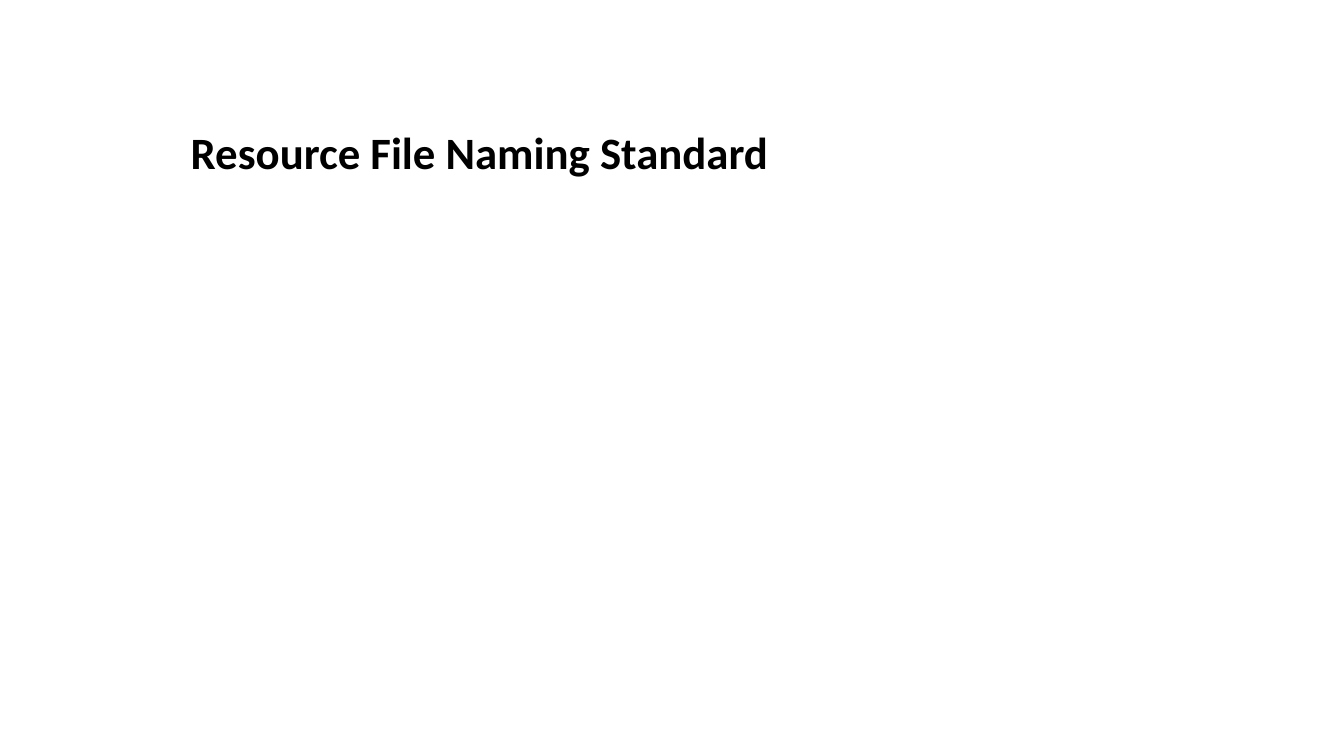
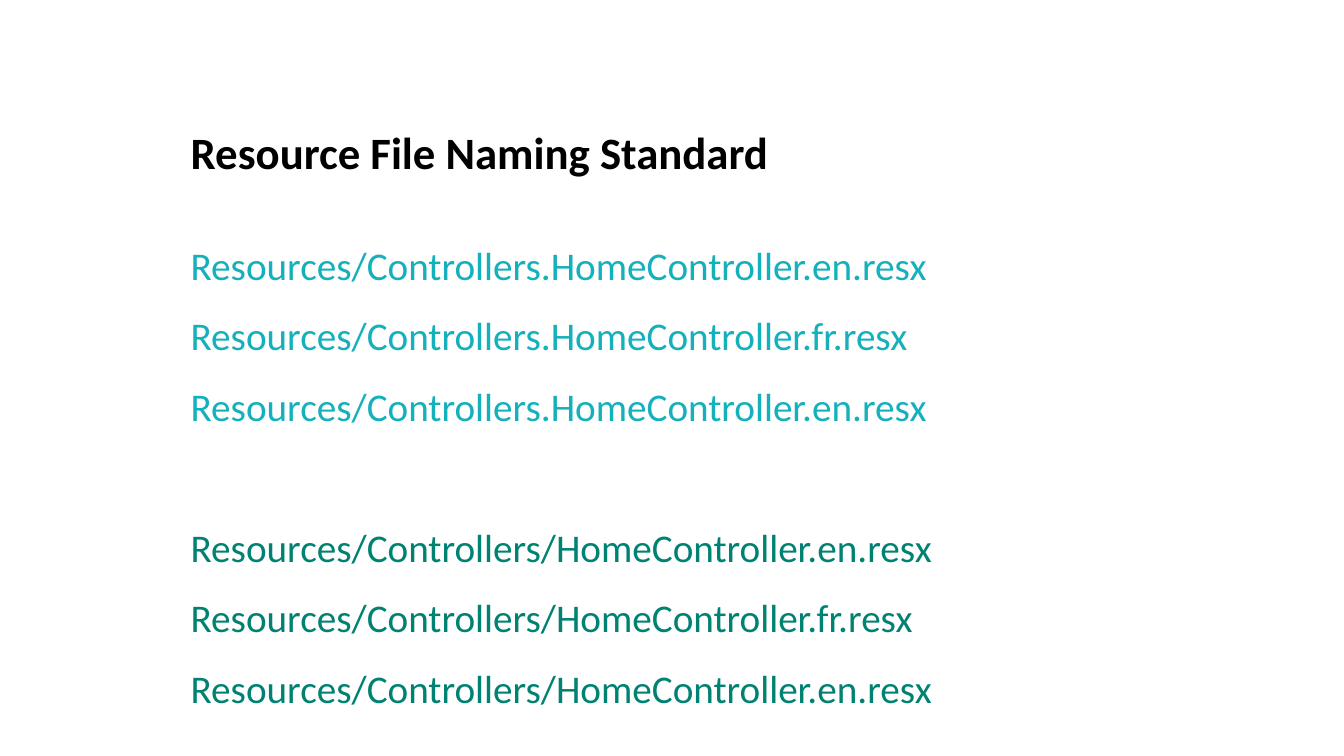
Before and after one commit to cwoodruff/ASPNETCore-I18n, a slide deck: slide 14 of Globalizing Your ASP.NET 8 Presence.pptx. Drawn at 1344x756 pixels with LibreOffice and Linux fonts; fonts in the diff are those of the drawing. Boxes give left, top, right and bottom in pixels: in the first picture for what was removed or moved away, otherwise in the second. Text is boxed around its words. In the diff, an @@ line names an element or a change of style, - is before the commit and + after.

```diff
--- a/Globalizing Your ASP.NET 8 Presence.pptx
+++ b/Globalizing Your ASP.NET 8 Presence.pptx
@@ text added at box(191, 252, 932, 705), 28 pt, text #14B1BC @@
+Resources/Controllers.HomeController.en.resx
+Resources/Controllers.HomeController.fr.resx
+Resources/Controllers.HomeController.en.resx
+Resources/Controllers/HomeController.en.resx
+Resources/Controllers/HomeController.fr.resx
+Resources/Controllers/HomeController.en.resx
```
Also in this commit, not shown: 2 other slides changed, 3 slides added, 4 slides removed.
